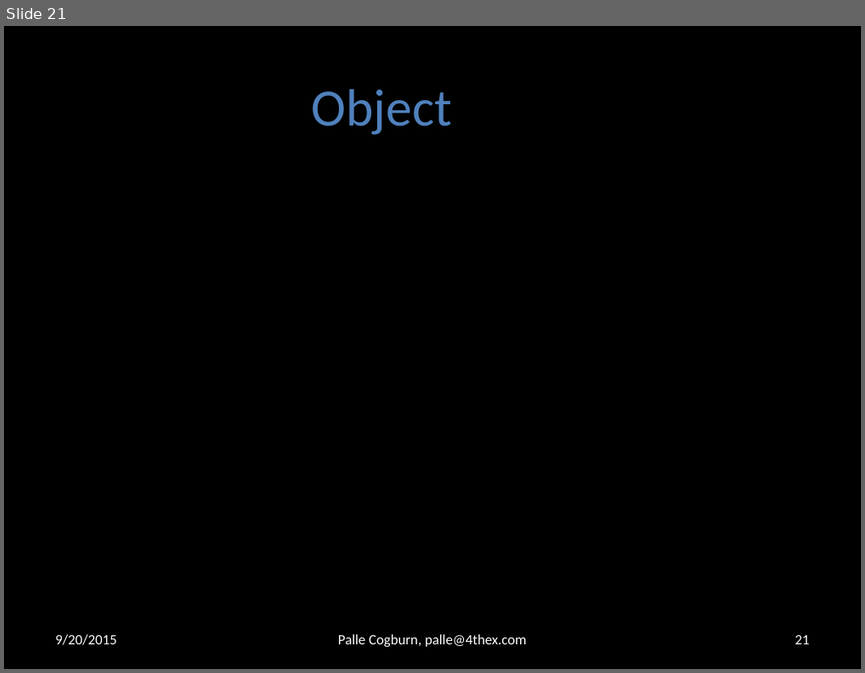
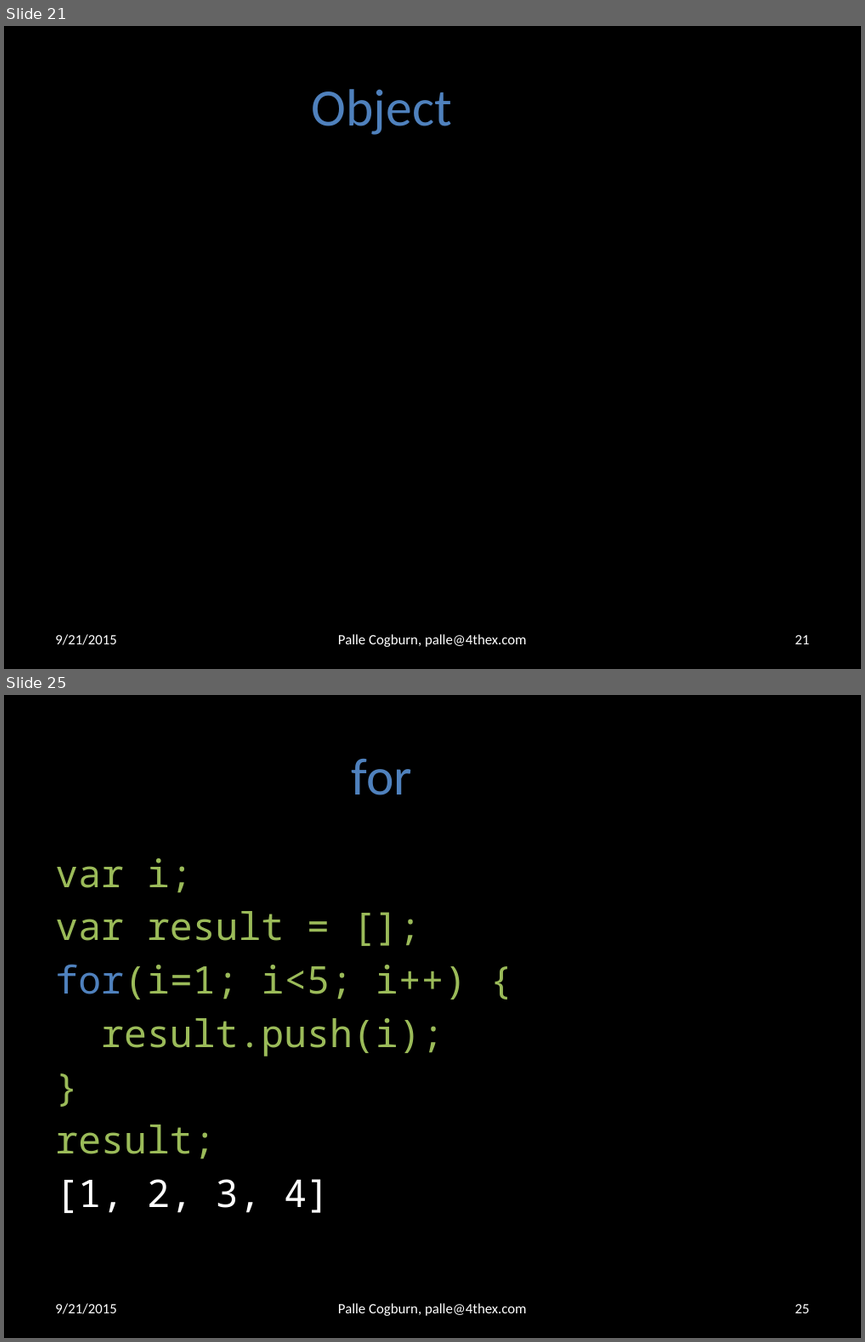
Before and after one commit to 4thex/JSRobot, a slide deck: doc/Computer Programming 1.pptx. Shown one above the other, each under a label of ours: slide 21 before the commit, slides 21 and 25 after it; the slides between them are not shown. The pictures are 865x673 and 865x1342 pixels, drawn with LibreOffice and Linux fonts; fonts in the diff are those of the drawing; background and template pictures are left out. Boxes give left, top, right and bottom in pixels: in the first picture for what was removed or moved away, otherwise in the second. Text is boxed around its words. In the diff, an @@ line names an element or a change of style, - is before the commit and + after.

```diff
--- a/doc/Computer Programming 1.pptx
+++ b/doc/Computer Programming 1.pptx
@@ slide 25 added at (4, 695, 861, 1338), background #000000 @@
@@ title added at (352, 759, 412, 795), 44 pt, text #4F81BD @@
+for
@@ text added at (55, 858, 467, 1213), 32 pt, text #9BBB59 @@
+var i;
+var result = [];
+for(i=1; i<5; i++) {
+result.push(i);
+}
+result;
+[1, 2, 3, 4]
@@ text added at (55, 1303, 116, 1314), 12 pt, text #FFFFFF @@
+9/21/2015
@@ text added at (338, 1303, 527, 1315), 12 pt, text #FFFFFF @@
+Palle Cogburn, palle@4thex.com
@@ page number added at (794, 1304, 809, 1313), 12 pt, text #FFFFFF @@
+25
@@ slide 21 changed as well @@
@@ text at (55, 634, 116, 645): text changed @@
-9/20/2015
+9/21/2015
```
Also in this commit, not shown: 29 other slides changed, 8 other slides added, 1 other file.
